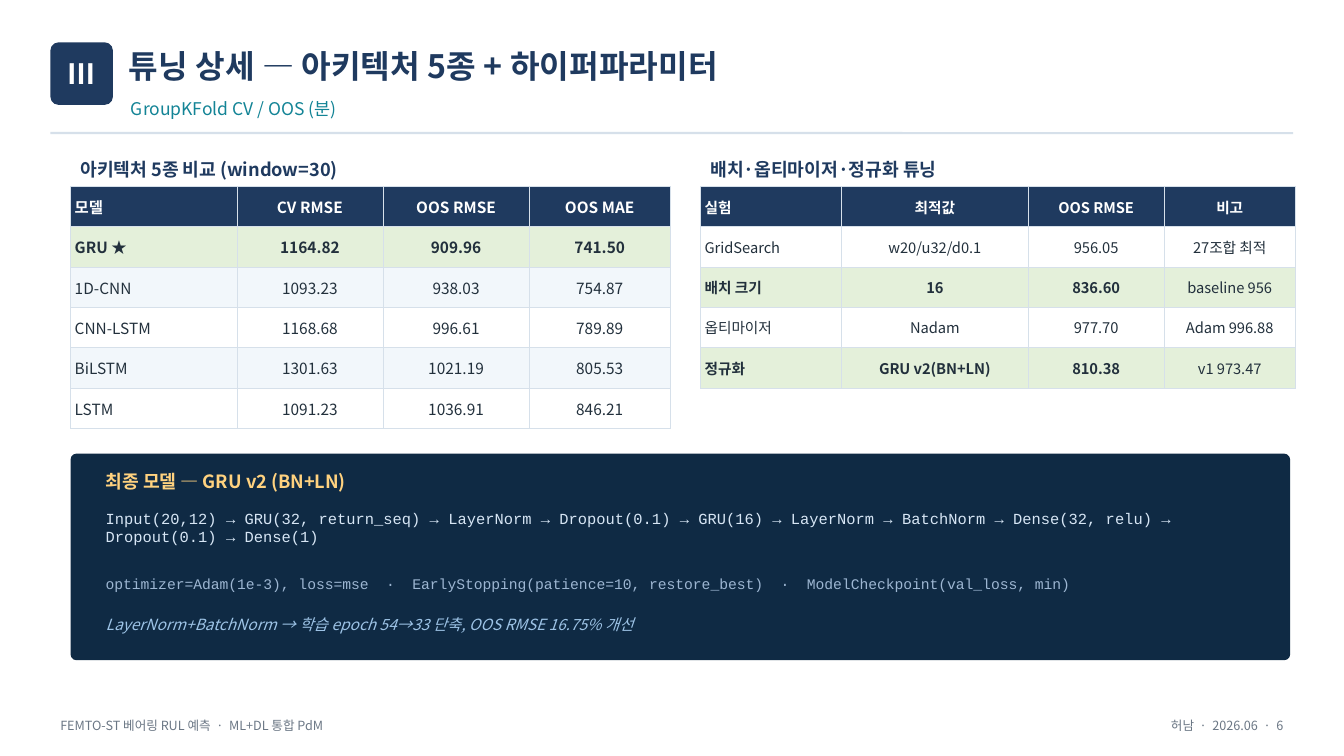
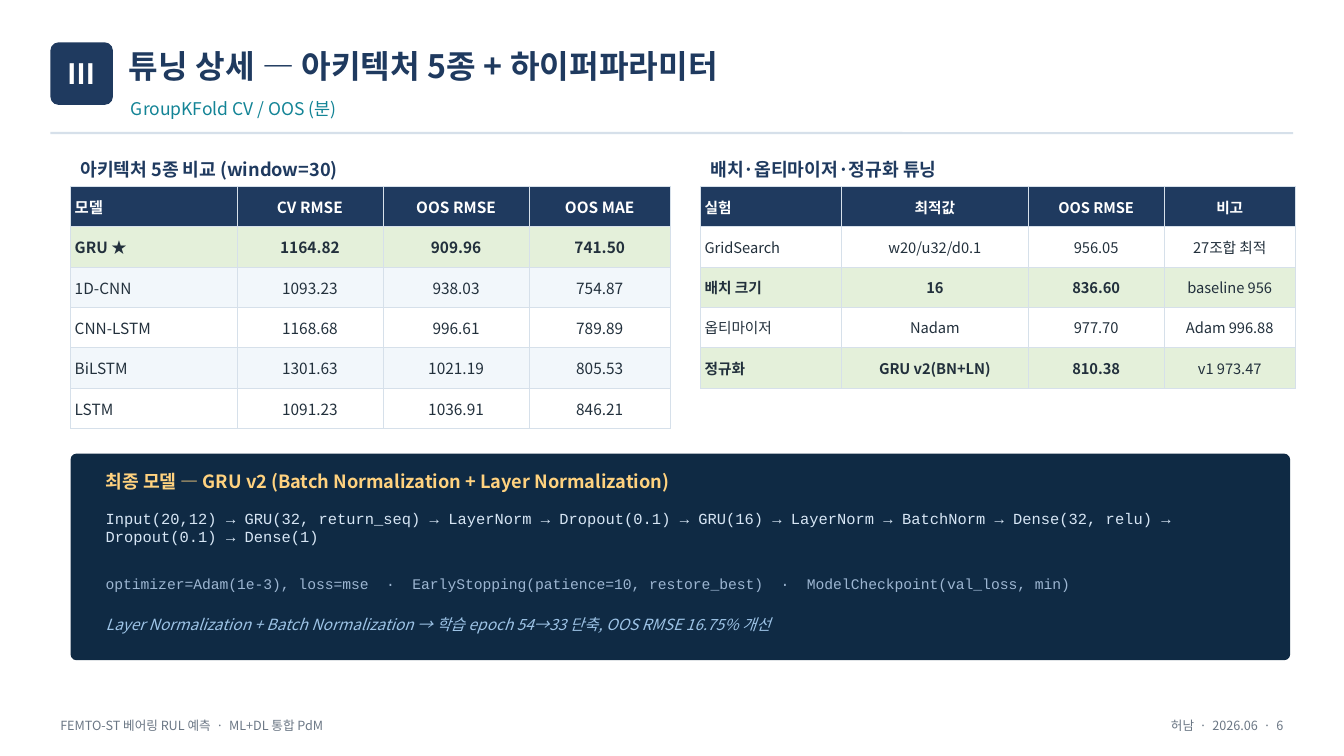
Before and after one commit to vapsnamheo-dev/AISOURCE, a slide deck: slide 6 of Homework/DL_FactoryAutomation/산출물/딥러닝_FEMTO_RUL_발표자료_v2.pptx. Drawn at 1344x756 pixels with LibreOffice and Linux fonts; fonts in the diff are those of the drawing. Boxes give left, top, right and bottom in pixels: in the first picture for what was removed or moved away, otherwise in the second. Text is boxed around its words. In the diff, an @@ line names an element or a change of style, - is before the commit and + after.

Commit message:
feat: CNN 모델 추가 + CM 실시간 시각화 + BN/LN 풀네임 + 발표자료 6탭 업데이트
- models/casting_defect_cnn.keras: 베어링 결함 분류 CNN 모델 신규 추가 (val_acc 1.0)
- app/streamlit_femto.py: Confusion Matrix Plotly 히트맵으로 실시간 생성 (OOS 데이터 기반)
- 산출물/허남_딥러닝프로젝트.docx: BN+LN -> Batch Normalization + Layer Normalization 풀네임 변경
- 산출물/딥러닝_FEMTO_RUL_발표자료_v2.pptx: 5탭->6탭, CNN 탭 추가, BN/LN 풀네임 반영
- .gitignore: casting_defect_cnn.keras 추적 예외 추가

```diff
--- a/Homework/DL_FactoryAutomation/산출물/딥러닝_FEMTO_RUL_발표자료_v2.pptx
+++ b/Homework/DL_FactoryAutomation/산출물/딥러닝_FEMTO_RUL_발표자료_v2.pptx
@@ text at bbox=[106, 472, 669, 492]: text changed @@
-최종 모델 — GRU v2 (BN+LN)
+최종 모델 — GRU v2 (Batch Normalization + Layer Normalization)
@@ text at bbox=[106, 617, 770, 634]: text changed @@
-LayerNorm+BatchNorm → 학습 epoch 54→33 단축, OOS RMSE 16.75% 개선
+Layer Normalization + Batch Normalization → 학습 epoch 54→33 단축, OOS RMSE 16.75% 개선
```
Also in this commit, not shown: 5 other slides changed, 4 other files.
